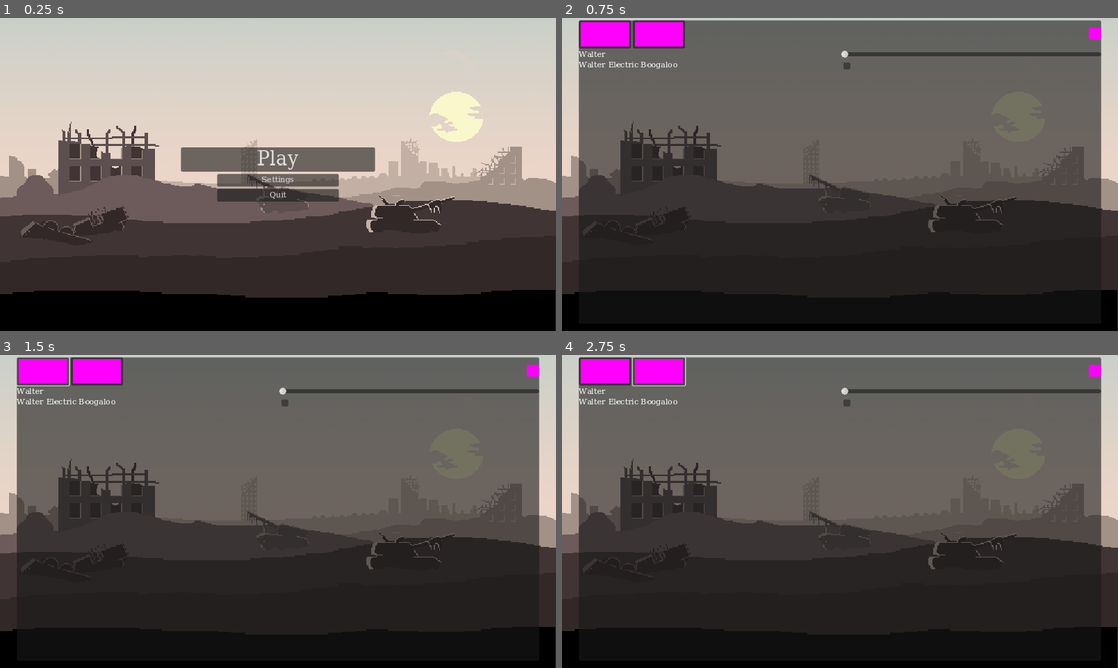
Above: before the commit, frames 1-4 (two rows, left to right).
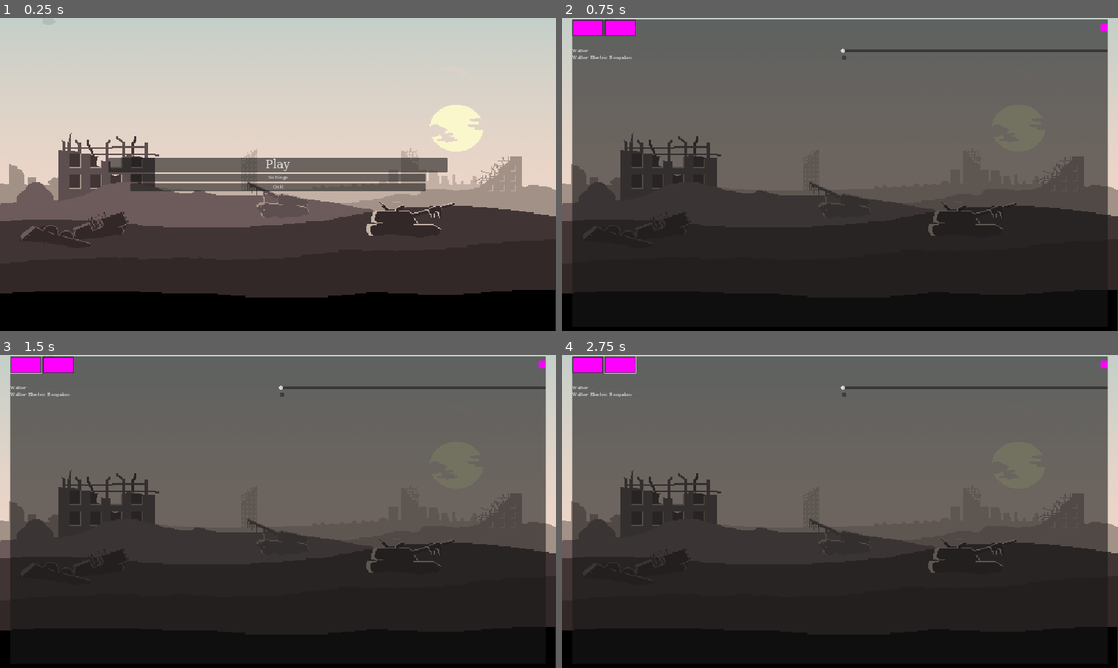
Above: after the commit, the same moments.

Repository: PlantvZombie/Placeholder
Game: Godot game, scene res://Scenes/GameScenes/start_screen.tscn
Two runs of this game, one before a commit and one after it. Both use one fixed random seed, a clock stepped at 60 frames per second and the inputs below.
Inputs (mouse positions are in pixels of both pictures, inside the frame that each line leads up to; where the layout moved, square brackets give the same spot in the first picture):
- Up to frame 1 (0.25 s): no input
- Up to frame 2 (0.75 s): click "Settings" at 0.5 s
- Up to frame 3 (1.5 s): click (27, 364) [44, 370] at 1.25 s
- Up to frame 4 (2.75 s): click (617, 364) [656, 370] at 2 s

The runs differ from the first frame. In frame 1, 11% of the frame differs, in the area x 0-100%, y 23-89%; in frame 2, 7.8%; in frame 3, 7.7%; in frame 4, 7.7%.

Commit message:
Started Game Ui
Added level bars and 2 placeholder sliders

Diff:
--- /dev/null
+++ b/Scenes/GameScenes/game_ui.tscn
@@ -0,0 +1,107 @@
+[gd_scene load_steps=9 format=3 uid="uid://dovx70pyuy7ju"]
+
+[ext_resource type="Script" path="res://Scripts/game_ui.gd" id="1_wsels"]
+[ext_resource type="Texture2D" uid="uid://cca5j416lgggw" path="res://bar2.png" id="2_5tf7p"]
+[ext_resource type="Texture2D" uid="uid://fqvc0emlp8r4" path="res://under2.png" id="2_j6j2j"]
+[ext_resource type="Texture2D" uid="uid://cqka0mbob72i5" path="res://bar.png" id="4_gqfrg"]
+[ext_resource type="Texture2D" uid="uid://2ikblnpms1y" path="res://under.png" id="4_tbe00"]
+[ext_resource type="Texture2D" uid="uid://byvgyjxxhlesw" path="res://Images/01_Flat_Theme/Sprite-0009.png" id="6_r3usq"]
+[ext_resource type="Texture2D" uid="uid://duob28365y88m" path="res://Images/01_Flat_Theme/Sprite-0010.png" id="7_m3ssb"]
+[ext_resource type="Texture2D" uid="uid://bnrkuvdb2ydm" path="res://Images/01_Flat_Theme/Sprite-0011.png" id="8_pf4hn"]
+
+[node name="GameUI" type="Control"]
+layout_mode = 3
+anchors_preset = 15
+anchor_right = 1.0
+anchor_bottom = 1.0
+grow_horizontal = 2
+grow_vertical = 2
+script = ExtResource("1_wsels")
+
+[node name="UI" type="HBoxContainer" parent="."]
+layout_mode = 1
+anchors_preset = 15
+anchor_right = 1.0
+anchor_bottom = 1.0
+grow_horizontal = 2
+grow_vertical = 2
+theme_override_constants/separation = 0
+
+[node name="Mbox" type="MarginContainer" parent="UI"]
+layout_mode = 2
+size_flags_horizontal = 4
+
+[node name="VBoxContainer" type="VBoxContainer" parent="UI/Mbox"]
+layout_mode = 2
+size_flags_vertical = 0
+theme_override_constants/separation = 0
+
+[node name="LevelM" type="MarginContainer" parent="UI/Mbox/VBoxContainer"]
+layout_mode = 2
+size_flags_horizontal = 4
+size_flags_vertical = 0
+theme_override_constants/margin_left = 50
+theme_override_constants/margin_right = 7
+
+[node name="exp bar" type="TextureProgressBar" parent="UI/Mbox/VBoxContainer/LevelM"]
+layout_mode = 2
+size_flags_horizontal = 4
+size_flags_vertical = 4
+value = 70.0
+texture_under = ExtResource("2_5tf7p")
+texture_over = ExtResource("2_j6j2j")
+texture_progress = ExtResource("2_5tf7p")
+tint_under = Color(0, 0.666667, 1, 1)
+
+[node name="LevelText" type="Label" parent="UI/Mbox/VBoxContainer/LevelM/exp bar"]
+layout_mode = 2
+anchor_top = 0.276923
+anchor_right = 0.992896
+anchor_bottom = 0.723077
+grow_horizontal = 2
+grow_vertical = 2
+text = "Level: 0"
+horizontal_alignment = 2
+metadata/_edit_use_anchors_ = true
+
+[node name="HealthM" type="MarginContainer" parent="UI/Mbox/VBoxContainer"]
+layout_mode = 2
+size_flags_horizontal = 4
+size_flags_vertical = 0
+theme_override_constants/margin_left = 50
+theme_override_constants/margin_right = 7
+
+[node name="Health" type="TextureProgressBar" parent="UI/Mbox/VBoxContainer/HealthM"]
+layout_mode = 2
+size_flags_vertical = 0
+value = 70.0
+texture_under = ExtResource("4_gqfrg")
+texture_over = ExtResource("4_tbe00")
+texture_progress = ExtResource("4_gqfrg")
+tint_under = Color(0.344816, 0, 0.026899, 1)
+tint_progress = Color(0.84956, 3.29696e-06, 1.54018e-06, 1)
+
+[node name="MBox2" type="MarginContainer" parent="UI"]
+layout_mode = 2
+size_flags_horizontal = 4
+theme_override_constants/margin_left = 10
+theme_override_constants/margin_top = 15
+theme_override_constants/margin_right = 30
+theme_override_constants/margin_bottom = 16
+
+[node name="TextureButton" type="TextureButton" parent="UI/MBox2"]
+layout_mode = 2
+size_flags_horizontal = 8
+size_flags_vertical = 0
+texture_normal = ExtResource("6_r3usq")
+texture_pressed = ExtResource("7_m3ssb")
+texture_hover = ExtResource("8_pf4hn")
+stretch_mode = 0
+
+[node name="VBoxContainer" type="VBoxContainer" parent="."]
+layout_mode = 1
+anchors_preset = 15
+anchor_right = 1.0
+anchor_bottom = 1.0
+grow_horizontal = 2
+grow_vertical = 2
--- a/Scenes/GameScenes/player.tscn
+++ b/Scenes/GameScenes/player.tscn
@@ -17,3 +17,5 @@
 
 [node name="Sprite2D" type="Sprite2D" parent="StaticBody2D/CollisionShape2D"]
 texture = ExtResource("2_my1py")
+
+[node name="Camera2D" type="Camera2D" parent="StaticBody2D"]
--- /dev/null
+++ b/Scenes/GameScenes/ui.gd
@@ -0,0 +1,11 @@
+extends VBoxContainer
+
+
+# Called when the node enters the scene tree for the first time.
+func _ready() -> void:
+	pass # Replace with function body.
+
+
+# Called every frame. 'delta' is the elapsed time since the previous frame.
+func _process(delta: float) -> void:
+	pass
--- /dev/null
+++ b/Scripts/game_ui.gd
@@ -0,0 +1,15 @@
+extends Control
+
+@onready var LevelBar = $"UI/Mbox/VBoxContainer/LevelM/exp bar"
+@onready var HealthBar = $UI/Mbox/VBoxContainer/HealthM/Health
+
+# Called when the node enters the scene tree for the first time.
+func _ready() -> void:
+	LevelBar.max_value = Global.neededexp
+	HealthBar.max_value = Global.maxplayerhp
+
+
+# Called every frame. 'delta' is the elapsed time since the previous frame.
+func _process(delta: float) -> void:
+	LevelBar.value = Global.exp
+	HealthBar.value = Global.playerhealth
--- a/Scripts/global.gd
+++ b/Scripts/global.gd
@@ -1,10 +1,20 @@
 extends Node
-
+class_name variables
+#Item Variables
 var itemname:Array
 var itemlevel:Array
 var Item:Array
+#Game
+var maxplayerhp = 100
+var playerhealth = 70
+var neededexp = 1000
+var exp = 145
 
 func _ready() -> void:
+	var maxplayerhp = 100
+	var playerhealth = 70
+	var neededexp = 1000
+	var exp = 145
 	itemname = ["Baton", "Taser"]
 	for i in itemname.size():
 		itemlevel.append(0)
--- a/Scripts/play_button.gd
+++ b/Scripts/play_button.gd
@@ -12,4 +12,4 @@
 
 func _on_pressed() -> void:
 	#drag the actual game scene below in here
-	get_tree().change_scene_to_file("res://Scenes/GameScenes/player.tscn")
+	get_tree().change_scene_to_file("res://world.tscn")
--- a/project.godot
+++ b/project.godot
@@ -21,6 +21,9 @@
 
 [display]
 
+window/size/viewport_width=1920
+window/size/viewport_height=1080
+window/size/mode=2
 window/stretch/mode="canvas_items"
 window/stretch/aspect="expand"
 left={
@@ -43,6 +46,10 @@
 "events": [Object(InputEventKey,"resource_local_to_scene":false,"resource_name":"","device":-1,"window_id":0,"alt_press …(192 unchanged characters)…
 ]
 }
+
+[editor]
+
+version_control/autoload_on_startup=true
 
 [input]
 
Binary file added: GUI sprites/UI_Hologram_Arrow_Large_01a.png
Not shown, changed: GUI sprites/UI_Hologram_Arrow_Large_01a.png.import
Binary file added: GUI sprites/UI_Hologram_Arrow_Medium_01a.png
Not shown, added: GUI sprites/UI_Hologram_Arrow_Medium_01a.png.import
Binary file added: GUI sprites/UI_Hologram_Arrow_Small_01a.png
Not shown, added: GUI sprites/UI_Hologram_Arrow_Small_01a.png.import
Binary file added: GUI sprites/UI_Hologram_Banner_01a.png
Not shown, added: GUI sprites/UI_Hologram_Banner_01a.png.import
Binary file added: GUI sprites/UI_Hologram_Banner_02a.png
Not shown, added: GUI sprites/UI_Hologram_Banner_02a.png.import
Binary file added: GUI sprites/UI_Hologram_Banner_03a.png
Not shown, added: GUI sprites/UI_Hologram_Banner_03a.png.import
(and 287 more such lines)
